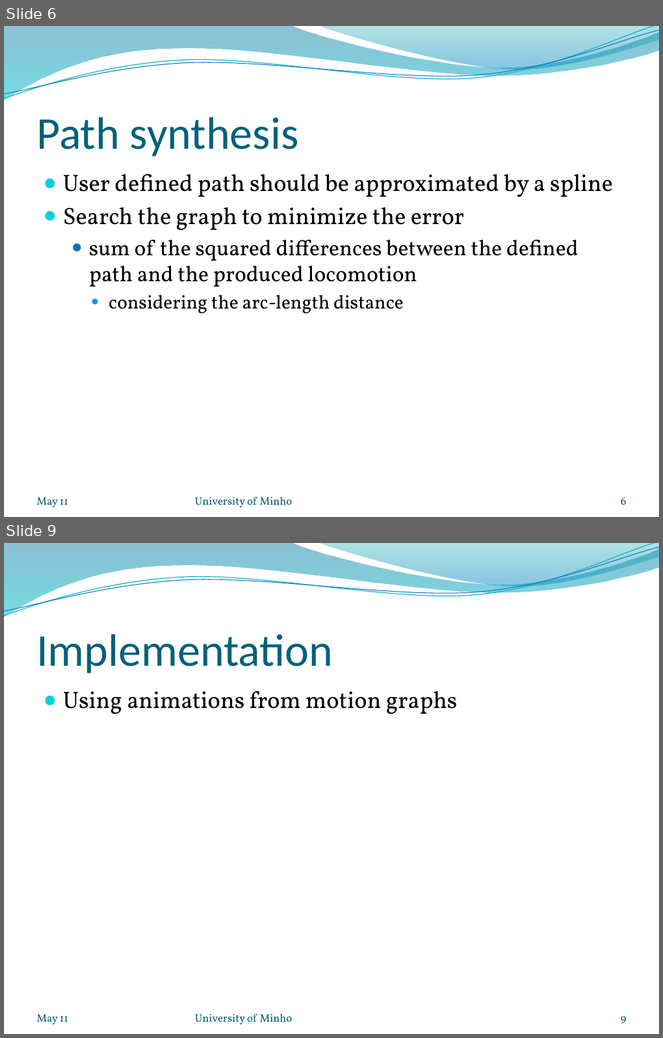
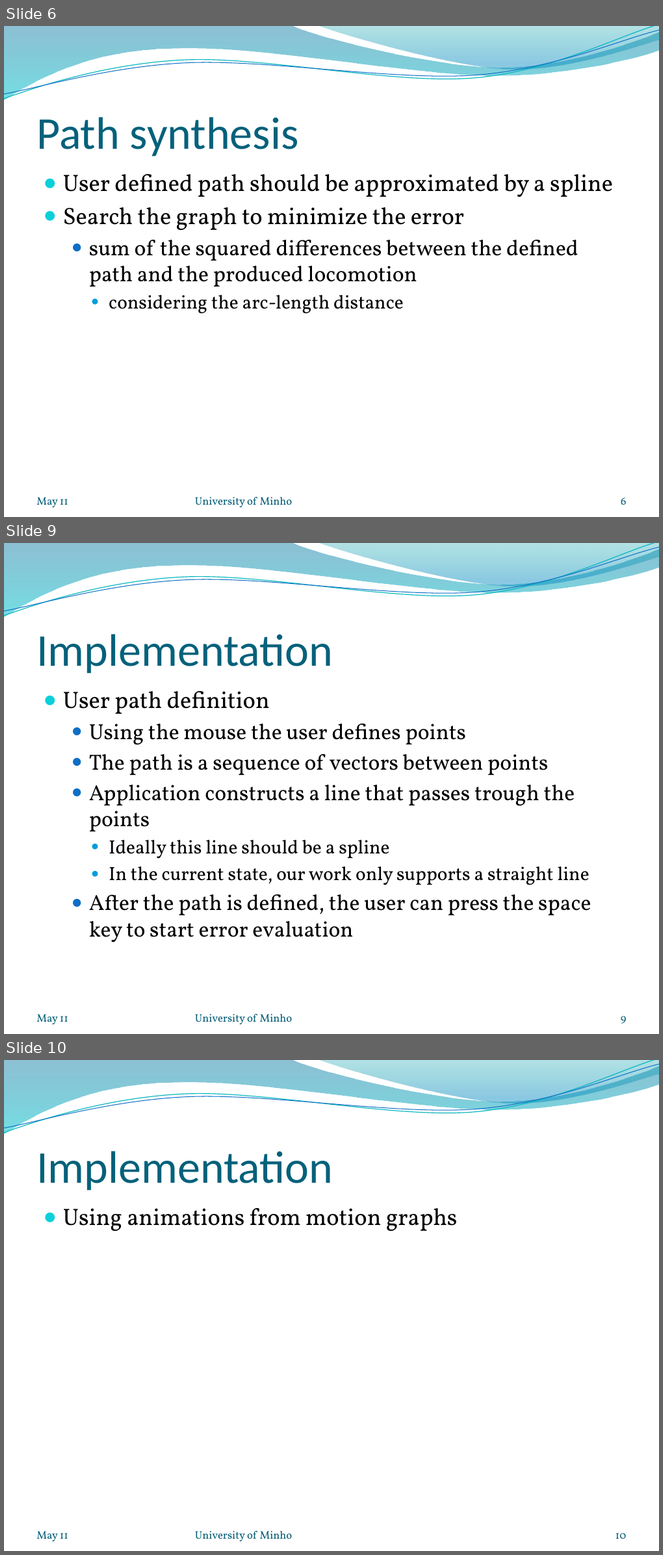
Before and after one commit to nunosilva800/Motion-Graphs, a slide deck: relatorio/motion_graphs_presentation.pptx. Shown one above the other, each under a label of ours: slides 6 and 9 before the commit, slides 6, 9 and 10 after it; the slides between them are not shown. The pictures are 663x1038 and 663x1555 pixels, drawn with LibreOffice and Linux fonts; fonts in the diff are those of the drawing; background and template pictures are left out. Boxes give left, top, right and bottom in pixels: in the first picture for what was removed or moved away, otherwise in the second. Text is boxed around its words. In the diff, an @@ line names an element or a change of style, - is before the commit and + after.

```diff
--- a/relatorio/motion_graphs_presentation.pptx
+++ b/relatorio/motion_graphs_presentation.pptx
@@ slide 9 added at [4,543,659,1034], background picture (left out); not listed: 4 template elements that a slide beside it also shows @@
@@ title added at [36,634,333,674], 50 pt, text #04617B @@
+Implementation
@@ text added at [63,691,591,943], 24 pt, text #000000 @@
+● User path definition
+  ● Using the mouse the user defines points
+  ● The path is a sequence of vectors between points
+  ● Application constructs a line that passes trough the points
+    ● Ideally this line should be a spline
+    ● In the current state, our work only supports a straight line
+  ● After the path is defined, the user can press the space key to start error evaluation
@@ text added at [36,1014,68,1025], 12 pt, text #045D75 @@
+May 11
@@ text added at [195,1014,293,1025], 12 pt, text #045D75 @@
+University of Minho
@@ page number added at [621,1016,627,1024], 12 pt, text #045D75 @@
+9
@@ what was slide 9 is now slide 10 @@
@@ page number at [616,1533,627,1539]: text changed @@
-9
+10
```
Also in this commit, not shown: 3 slides changed.
